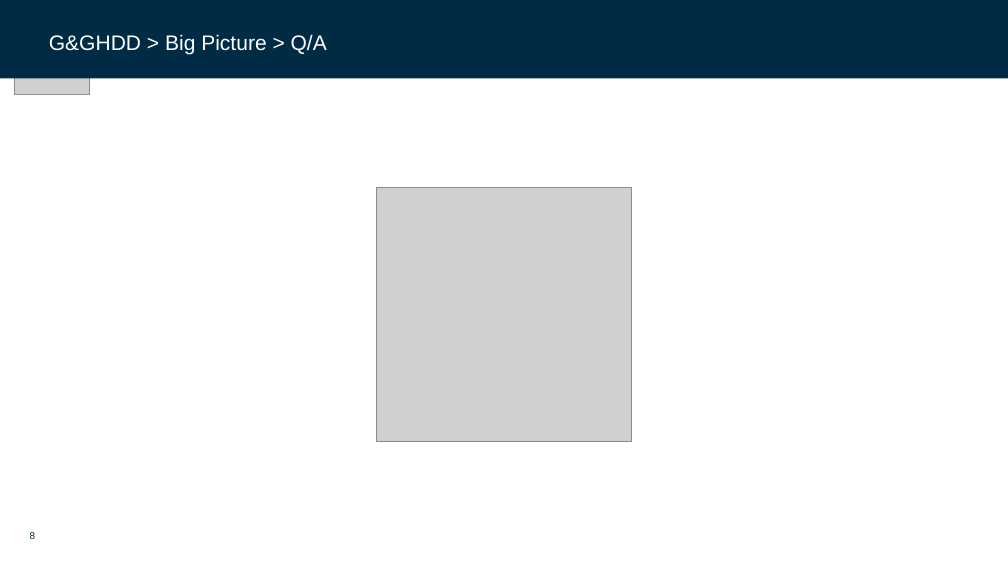
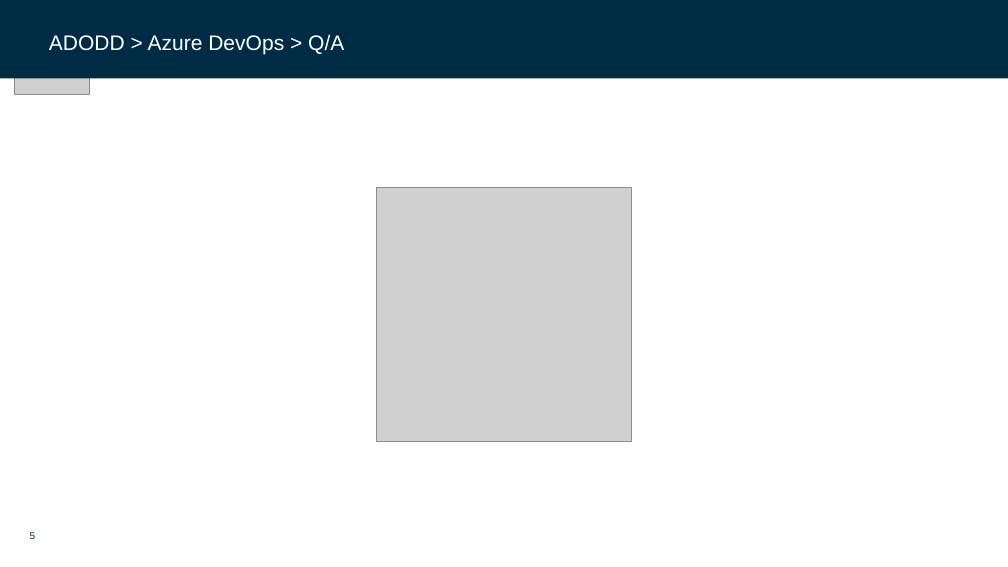
Before and after one commit to dfds/dojo, a slide deck: slide 5 of workshops/ado-deep-dive/ado-deep-dive.pptx (slide 8 before the commit). Drawn at 1008x567 pixels with LibreOffice and Linux fonts; fonts in the diff are those of the drawing; grey boxes stand for pictures; background and template pictures are left out. Boxes give left, top, right and bottom in pixels: in the first picture for what was removed or moved away, otherwise in the second. Text is boxed around its words. In the diff, an @@ line names an element or a change of style, - is before the commit and + after.

```diff
--- a/workshops/ado-deep-dive/ado-deep-dive.pptx
+++ b/workshops/ado-deep-dive/ado-deep-dive.pptx
@@ text at (49, 34, 344, 55): text changed @@
-G&GHDD > Big Picture > Q/A
+ADODD > Azure DevOps > Q/A
@@ page number at (30, 532, 36, 539): text changed @@
-8
+5
```
Also in this commit, not shown: 4 other slides changed, 3 slides added, 31 slides removed.
